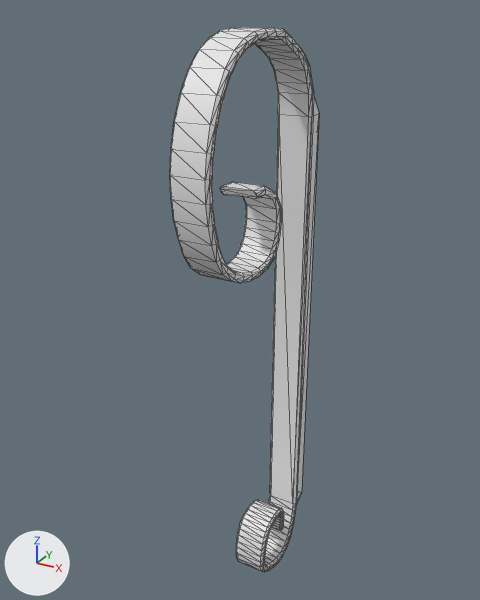
A saved change to the FBX model GMTK2021/Assets/Standard Assets/3D Assets/Models and Textures/obj_doorBell.fbx.fbx.
Before and after are seen from a 50 mm lens placed at (1.949, 2.243, 1.849), pointed at (1.66, 2.767, 1.587). The axes (+X, +Y, +Z) are drawn at lower left. The lights are the same throughout. Mesh edges are drawn as thin lines. Where no turn or scale is listed for an object, it has been applied to the vertices.

In view in the first picture: 'Bell Holder'.
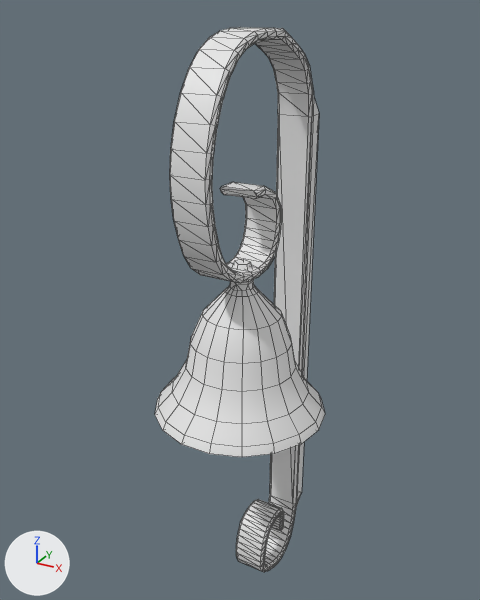
Pixel boxes (x1, y1, x2, y2) of what changed, in the pictures (480 x 600 px):
'Bell', added: after (155, 259, 325, 457)

Patch to the scene script:
```diff
--- a/GMTK2021/Assets/Standard Assets/3D Assets/Models and Textures/obj_doorBell.fbx.fbx.py
+++ b/GMTK2021/Assets/Standard Assets/3D Assets/Models and Textures/obj_doorBell.fbx.fbx.py
@@ me_mesh_001 @@
+me_mesh_001.from_pydata(...)  # 304 vertices, 317 faces; spans x -0.083..0.083, y -0.085..0.078, z -0.147..0.028
@@ ob_bell @@
+ob_bell = bpy.data.objects.new('Bell', me_mesh_001)
+ob_bell.location = (1.682, 2.731, 1.614)
```
